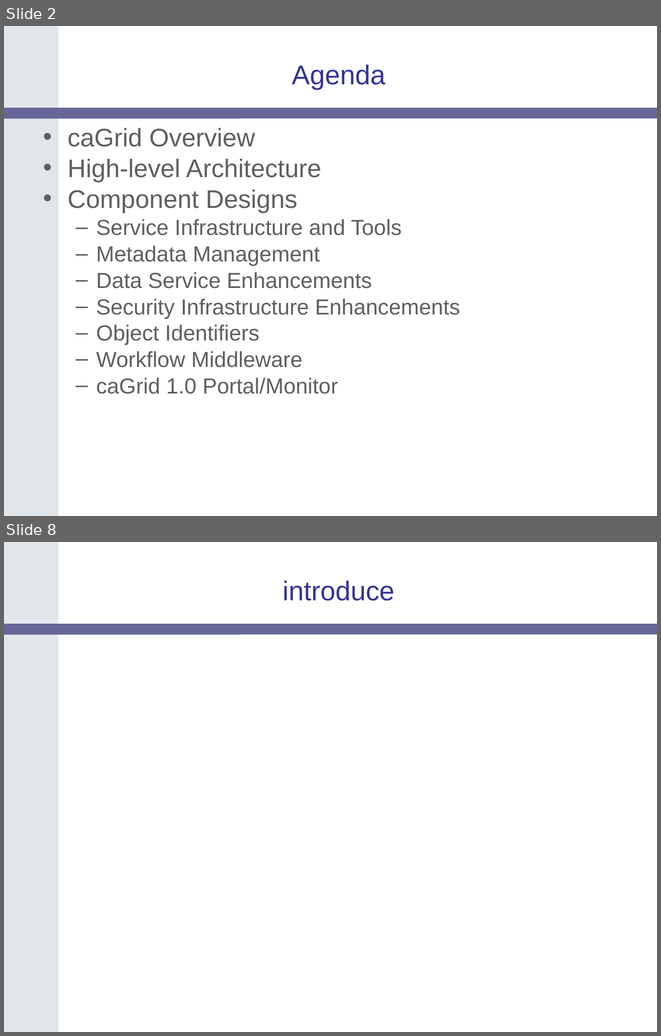
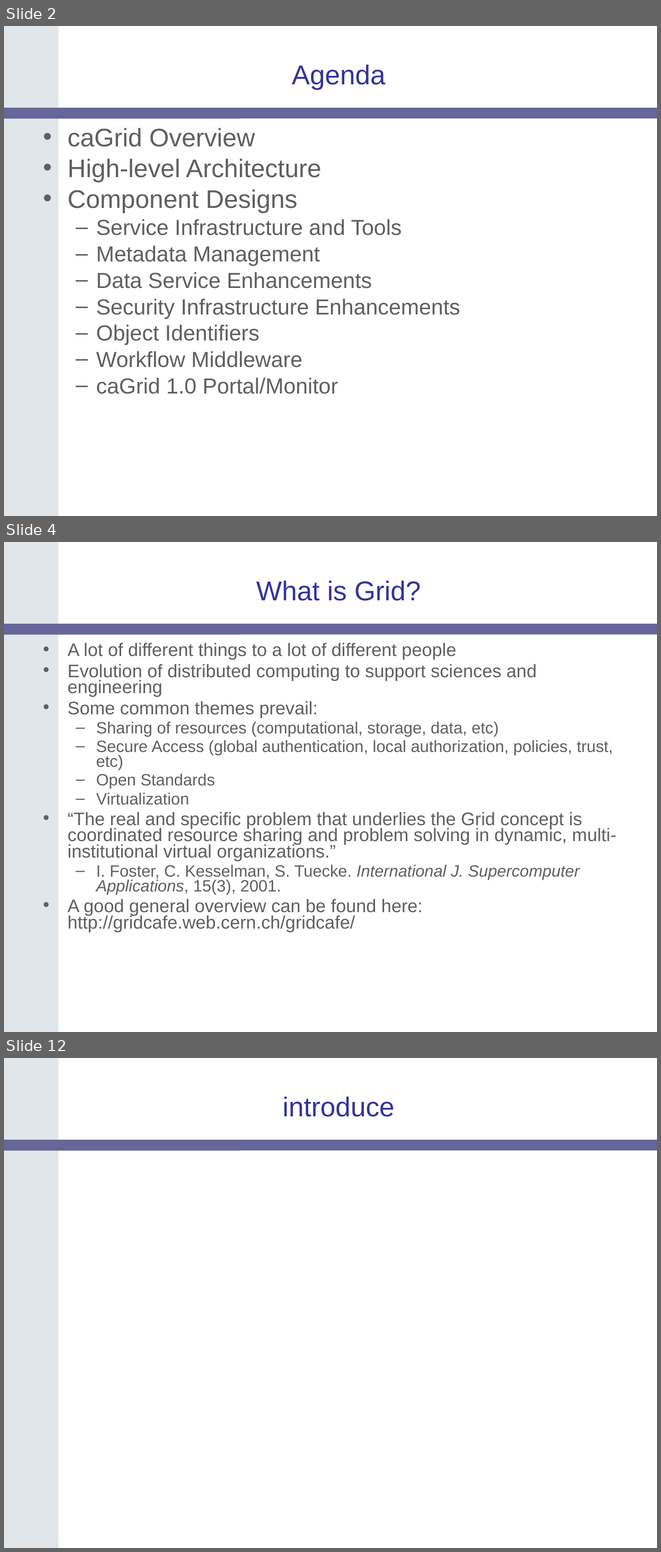
Before and after one commit to NCIP/cagrid-portal, a slide deck: cagrid-1-0/Documentation/presentations/200604_AnnualMeeting/caGrid-1.0-Architecture_caBIG-Annual-Meeting06.ppt. Shown one above the other, each under a label of ours: slides 2 and 8 before the commit, slides 2, 4 and 12 after it; the slides between them are not shown. The pictures are 661x1036 and 661x1552 pixels, drawn with LibreOffice and Linux fonts; fonts in the diff are those of the drawing; background and template pictures are left out. Boxes give left, top, right and bottom in pixels: in the first picture for what was removed or moved away, otherwise in the second. Text is boxed around its words. In the diff, an @@ line names an element or a change of style, - is before the commit and + after.

Commit message:
update to overview

```diff
--- a/cagrid-1-0/Documentation/presentations/200604_AnnualMeeting/caGrid-1.0-Architecture_caBIG-Annual-Meeting06.ppt
+++ b/cagrid-1-0/Documentation/presentations/200604_AnnualMeeting/caGrid-1.0-Architecture_caBIG-Annual-Meeting06.ppt
@@ slide 4 added at box(4, 542, 657, 1032), background #FFFFFF; not listed: 2 template elements that a slide beside it also shows @@
@@ title added at box(256, 581, 421, 601), 30 pt, text #333399 @@
+What is Grid?
@@ text added at box(68, 643, 617, 932), 20 pt, text #5F5F5F @@
+• A lot of different things to a lot of different people
+• Evolution of distributed computing to support sciences and engineering
+• Some common themes prevail:
+  – Sharing of resources (computational, storage, data, etc)
+  – Secure Access (global authentication, local authorization, policies, trust, etc)
+  – Open Standards
+  – Virtualization
+• “The real and specific problem that underlies the Grid concept is coordinated resource sharing and problem solving in dynamic, multi-institutional virtual organizations.”
+  – I. Foster, C. Kesselman, S. Tuecke. International J. Supercomputer Applications, 15(3), 2001.
+• A good general overview can be found here: http://gridcafe.web.cern.ch/gridcafe/
@@ what was slide 8 is now slide 12 @@
```
Also in this commit, not shown: 4 slides changed, 8 other slides added, 1 slide removed.
